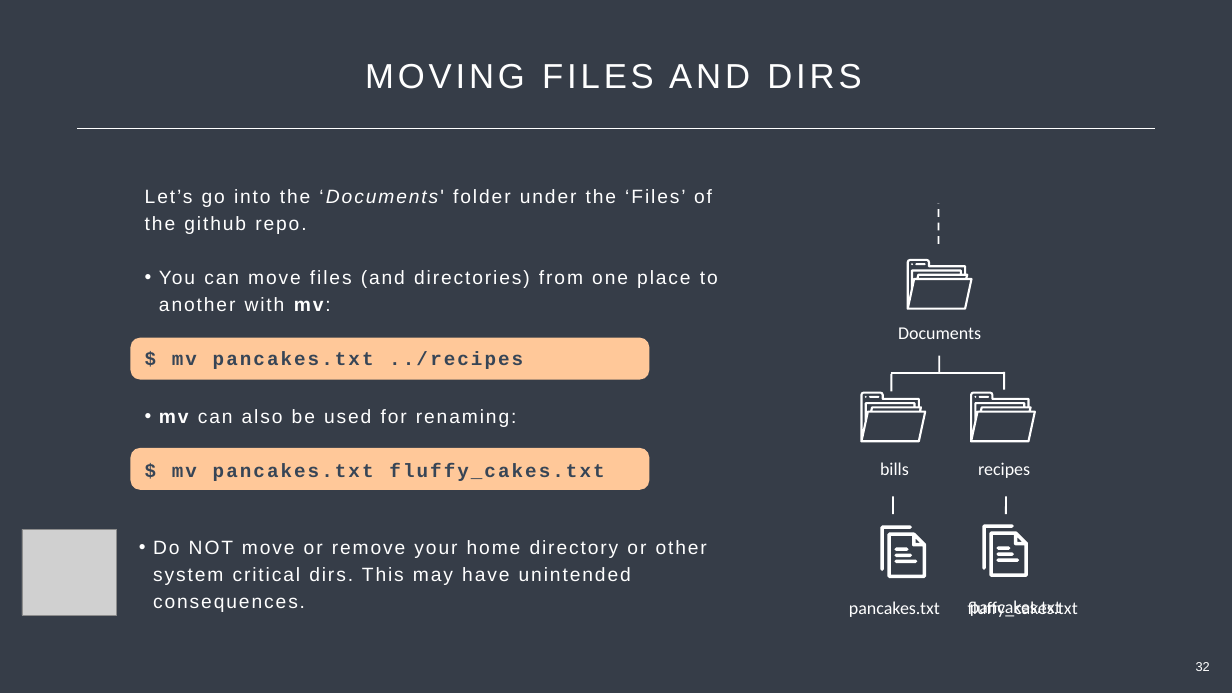
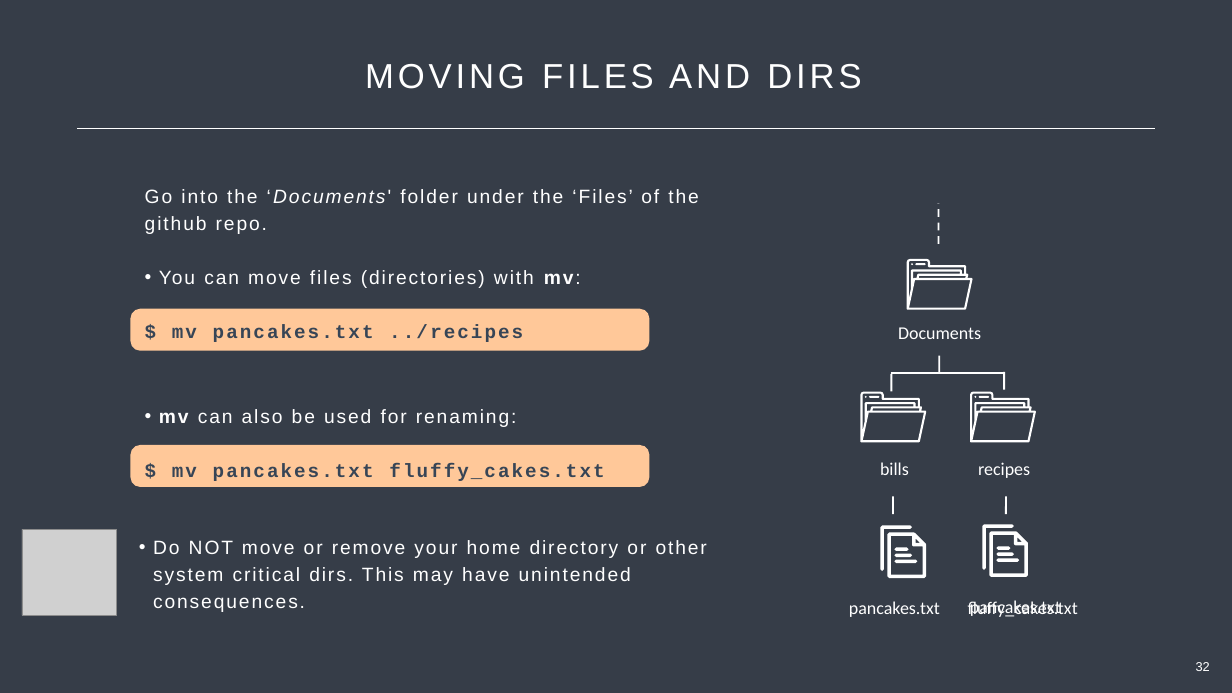
Before and after one commit to Center-for-Health-Data-Science/Just-Bash-It, a slide deck: slide 32 of Teachers/Just_Bash_It_Slideshow.pptx. Drawn at 1232x693 pixels with LibreOffice and Linux fonts; fonts in the diff are those of the drawing; grey boxes stand for pictures. Boxes give left, top, right and bottom in pixels: in the first picture for what was removed or moved away, otherwise in the second. Text is boxed around its words. In the diff, an @@ line names an element or a change of style, - is before the commit and + after.

```diff
--- a/Teachers/Just_Bash_It_Slideshow.pptx
+++ b/Teachers/Just_Bash_It_Slideshow.pptx
@@ text at box(145, 189, 699, 288): text changed @@
-Let’s go into the ‘Documents' folder under the ‘Files’ of the github repo.
-• You can move files (and directories) from one place to another with mv:
+Go into the ‘Documents' folder under the ‘Files’ of the github repo.
+• You can move files (directories) with mv:
@@ rounded rectangle: place and size @@
-rounded rectangle at box(130, 338, 650, 380)
+rounded rectangle at box(130, 309, 650, 351)
```
Also in this commit, not shown: 26 other slides changed.
